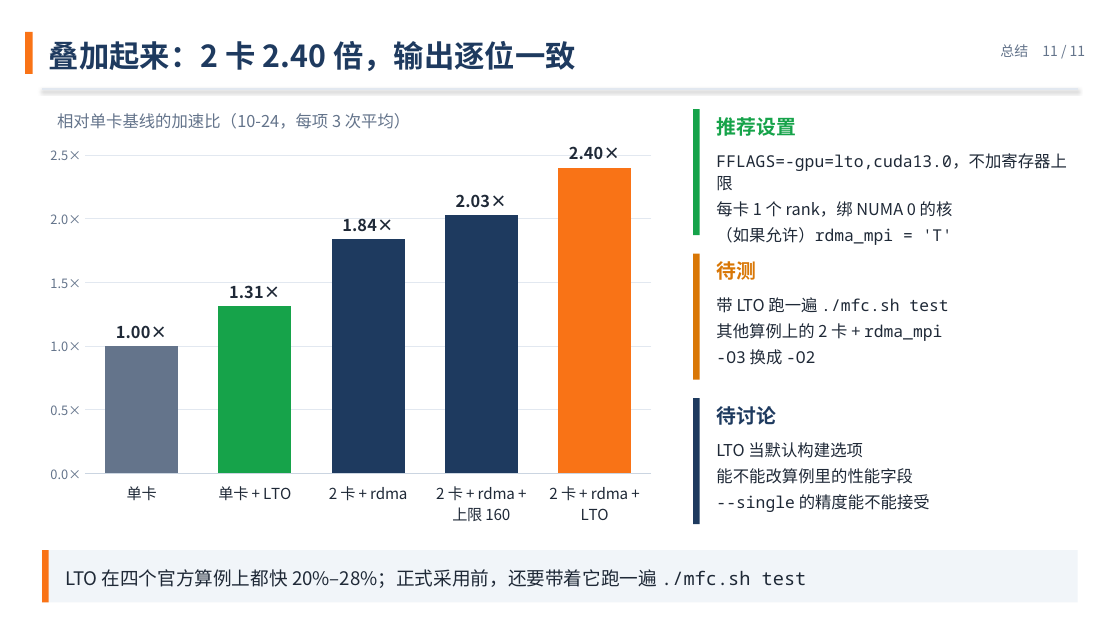
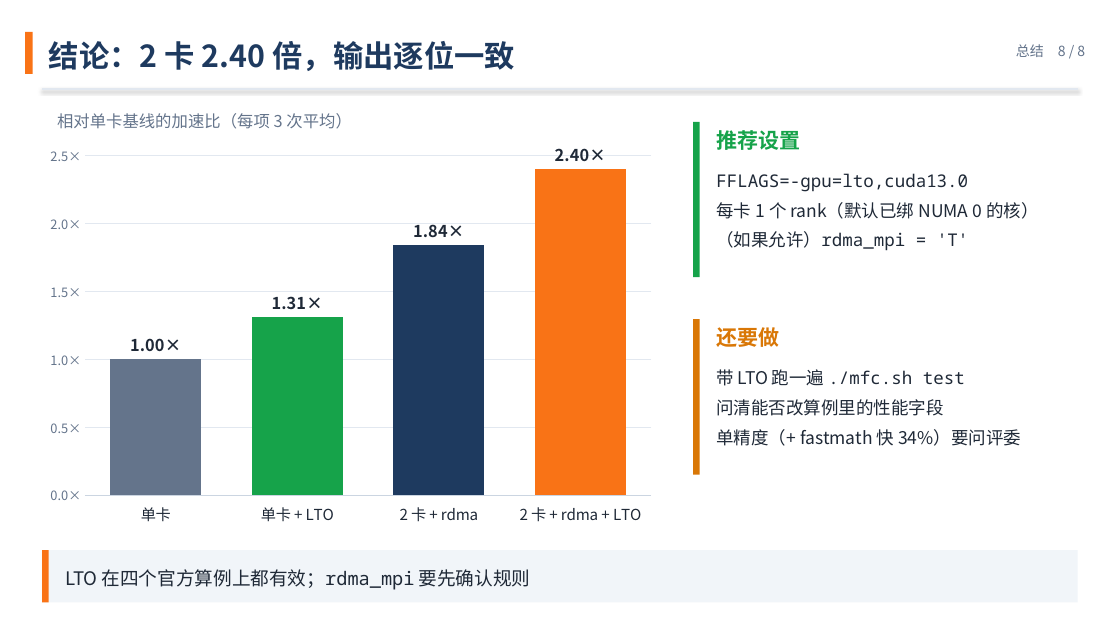
Before and after one commit to VictorTHU681/mfc-tuning-slides, a slide deck: slide 8 of tuning-six-layers-zh.pptx (slide 11 before the commit). Drawn at 1120x630 pixels with LibreOffice and Linux fonts; fonts in the diff are those of the drawing. Boxes give left, top, right and bottom in pixels: in the first picture for what was removed or moved away, otherwise in the second. Text is boxed around its words. In the diff, an @@ line names an element or a change of style, - is before the commit and + after.

```diff
--- a/tuning-six-layers-zh.pptx
+++ b/tuning-six-layers-zh.pptx
@@ text at (49,41,515,71): text changed @@
-叠加起来：2 卡 2.40 倍，输出逐位一致
+结论：2 卡 2.40 倍，输出逐位一致
@@ text at (1016,44,1085,57): text changed @@
-总结 11 / 11
+总结 8 / 8
@@ text at (57,113,351,129): text changed @@
-相对单卡基线的加速比（10-24，每项 3 次平均）
+相对单卡基线的加速比（每项 3 次平均）
@@ column chart at (38,134,664,534) @@
-categories: 单卡, 单卡 + LTO, 2 卡 + rdma, 2 卡 + rdma + 上限 160, 2 卡 + rdma + LTO
+categories: 单卡, 单卡 + LTO, 2 卡 + rdma, 2 卡 + rdma + LTO
-Series 1: 1, 1.31, 1.84, 2.03, 2.4
+Series 1: 1, 1.31, 1.84, 2.4
@@ rectangle: place and size @@
-rectangle at (693,109,700,235)
+rectangle at (693,122,700,277)
@@ text "推荐设置": place and size @@
-text "推荐设置" at (716,117,795,136)
+text "推荐设置" at (716,130,800,150)
@@ text "推荐设置" at (716,130,800,150): size 17 to 18 pt @@
@@ text "FFLAGS=-gpu=lto,cuda13.0": place and size @@
-text "FFLAGS=-gpu=lto,cuda13.0" at (716,153,1066,245)
+text "FFLAGS=-gpu=lto,cuda13.0" at (716,173,1038,251)
@@ text at (716,173,1038,219): text changed; size 14 to 15 pt; font Noto Sans CJK SC to Noto Sans Mono @@
-FFLAGS=-gpu=lto,cuda13.0，不加寄存器上限
-每卡 1 个 rank，绑 NUMA 0 的核
+FFLAGS=-gpu=lto,cuda13.0
+每卡 1 个 rank（默认已绑 NUMA 0 的核）
@@ text at (716,231,968,251): size 14 to 15 pt in "（如果允许）rdma_mpi = 'T'"; line spacing 1.15 to 1.2; more space between paragraphs @@
@@ text removed at (716,261,756,280) @@
-待测
@@ text removed at (716,297,948,365) @@
-带 LTO 跑一遍 ./mfc.sh test
-其他算例上的 2 卡 + rdma_mpi
--O3 换成 -O2
@@ rectangle: place and size @@
-rectangle at (693,254,700,380)
+rectangle at (693,319,700,475)
@@ text added at (716,327,779,347), 18 pt, text #D97706, bold @@
+还要做
@@ text at (716,369,1021,446): text changed; size 14 to 15 pt @@
-LTO 当默认构建选项
-能不能改算例里的性能字段
---single 的精度能不能接受
+带 LTO 跑一遍 ./mfc.sh test
+问清能否改算例里的性能字段
+单精度（+ fastmath 快 34%）要问评委
@@ rectangle removed at (693,398,700,524) @@
@@ text removed at (716,406,776,425) @@
-待讨论
@@ text at (66,569,531,590): text changed @@
-LTO 在四个官方算例上都快 20%–28%；正式采用前，还要带着它跑一遍 ./mfc.sh test
+LTO 在四个官方算例上都有效；rdma_mpi 要先确认规则
```
Also in this commit, not shown: 7 other slides changed, 3 slides removed.
